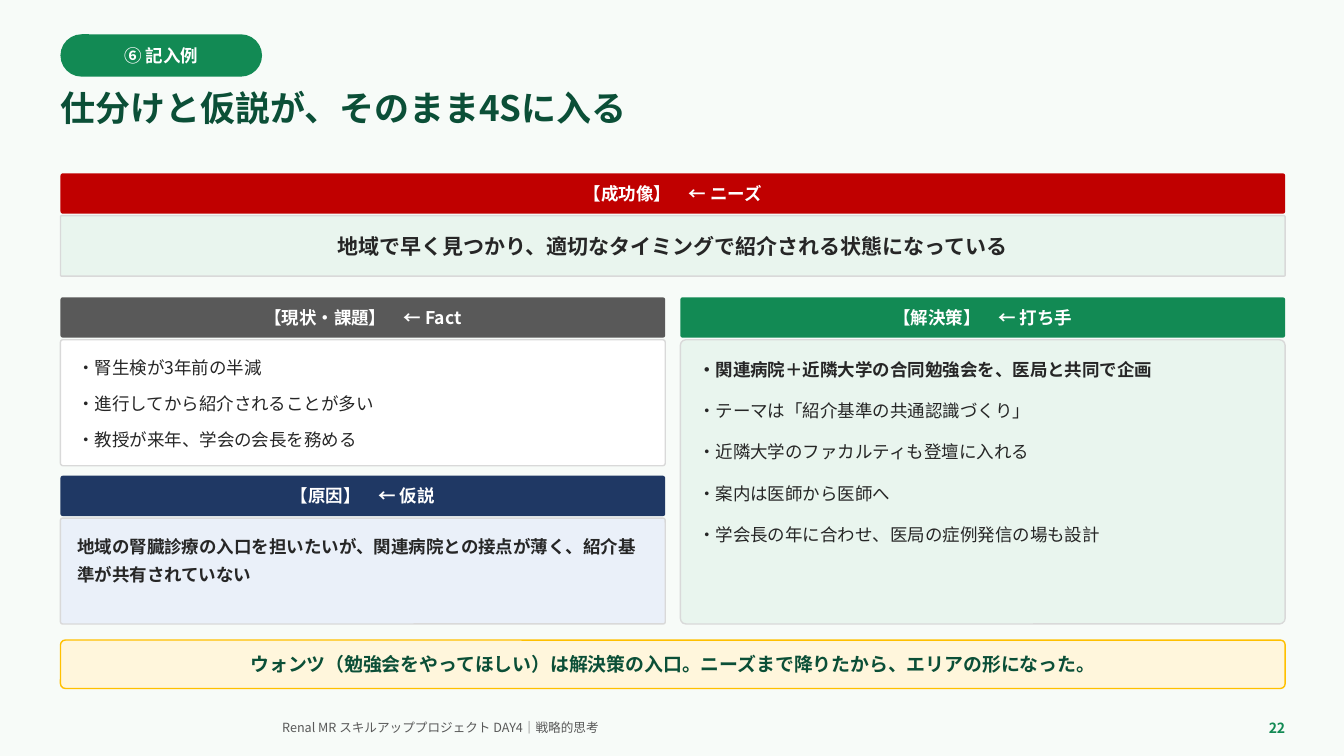
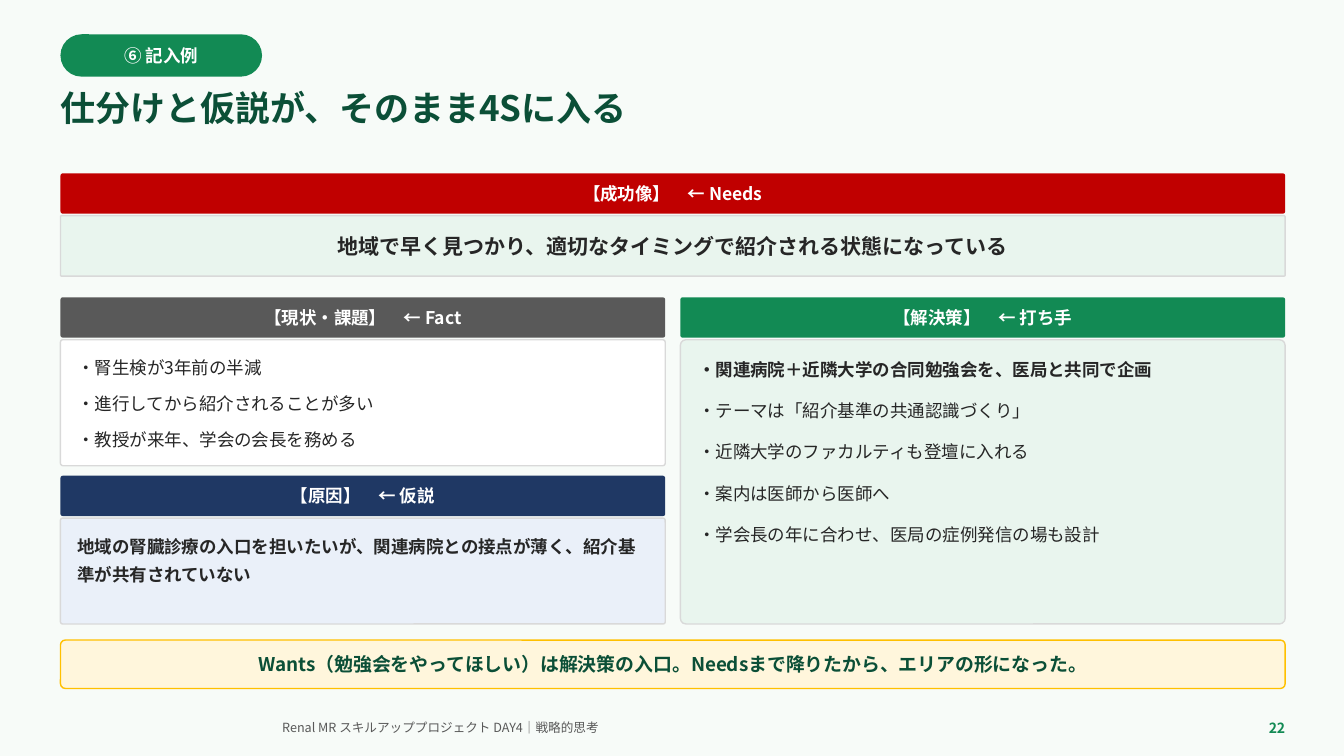
Before and after one commit to TAKUYA-1187/Claude, a slide deck: slide 22 of novartis_training/DAY4_ちょっと分かるだけで世界が変わる.pptx. Drawn at 1344x756 pixels with LibreOffice and Linux fonts; fonts in the diff are those of the drawing; background and template pictures are left out. Boxes give left, top, right and bottom in pixels: in the first picture for what was removed or moved away, otherwise in the second. Text is boxed around its words. In the diff, an @@ line names an element or a change of style, - is before the commit and + after.

```diff
--- a/novartis_training/DAY4_ちょっと分かるだけで世界が変わる.pptx
+++ b/novartis_training/DAY4_ちょっと分かるだけで世界が変わる.pptx
@@ text in rounded rectangle at (x1=583, y1=185, x2=762, y2=202): text changed @@
-【成功像】 ← ニーズ
+【成功像】 ← Needs
@@ text in rounded rectangle at (x1=259, y1=655, x2=1088, y2=673): text changed @@
-ウォンツ（勉強会をやってほしい）は解決策の入口。ニーズまで降りたから、エリアの形になった。
+Wants（勉強会をやってほしい）は解決策の入口。Needsまで降りたから、エリアの形になった。
```
Also in this commit, not shown: 21 other slides changed, 2 other files.
